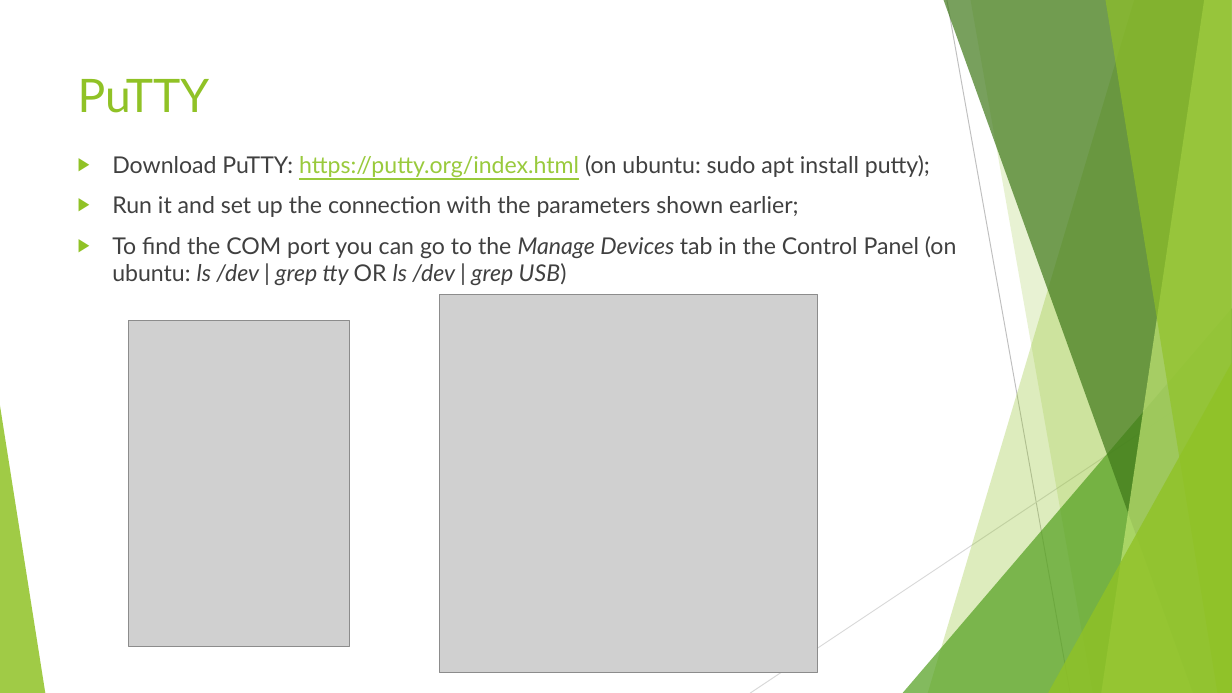
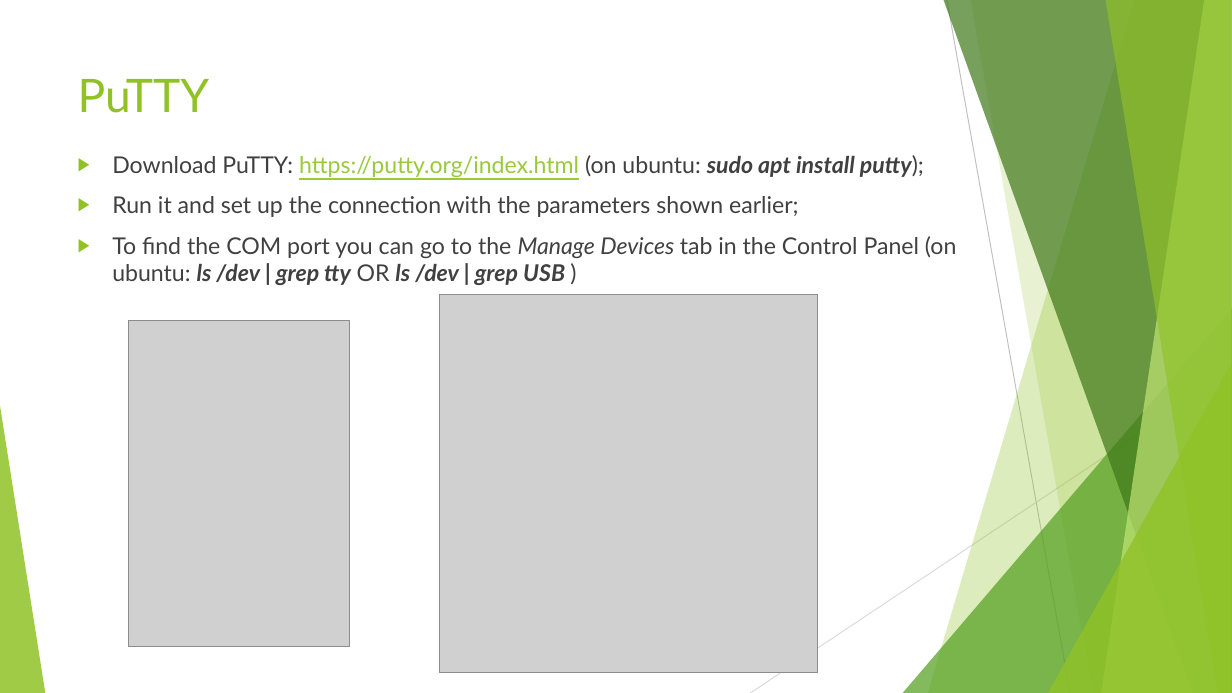
Before and after one commit to GiuseppeSatta/AXI-based-drivers, a slide deck: slide 5 of AXI DMA Driver Test Instructions.pptx (slide 3 before the commit). Drawn at 1232x693 pixels with LibreOffice and Linux fonts; fonts in the diff are those of the drawing; grey boxes stand for pictures. Boxes give left, top, right and bottom in pixels: in the first picture for what was removed or moved away, otherwise in the second. Text is boxed around its words. In the diff, an @@ line names an element or a change of style, - is before the commit and + after.

```diff
--- a/AXI DMA Driver Test Instructions.pptx
+++ b/AXI DMA Driver Test Instructions.pptx
@@ text at bbox=[112, 155, 924, 177]: bold on, italic on in "sudo apt install putty);" @@
@@ text at bbox=[112, 236, 956, 285]: spaces changed @@
-▶ To find the COM port you can go to the Manage Devices tab in the Control Panel (on ubuntu: ls /dev | grep tty OR ls /dev | grep USB)
+▶ To find the COM port you can go to the Manage Devices tab in the Control Panel (on ubuntu: ls /dev | grep tty OR ls /dev | grep USB )
```
Also in this commit, not shown: 4 other slides changed, 6 slides added, 1 slide removed.
